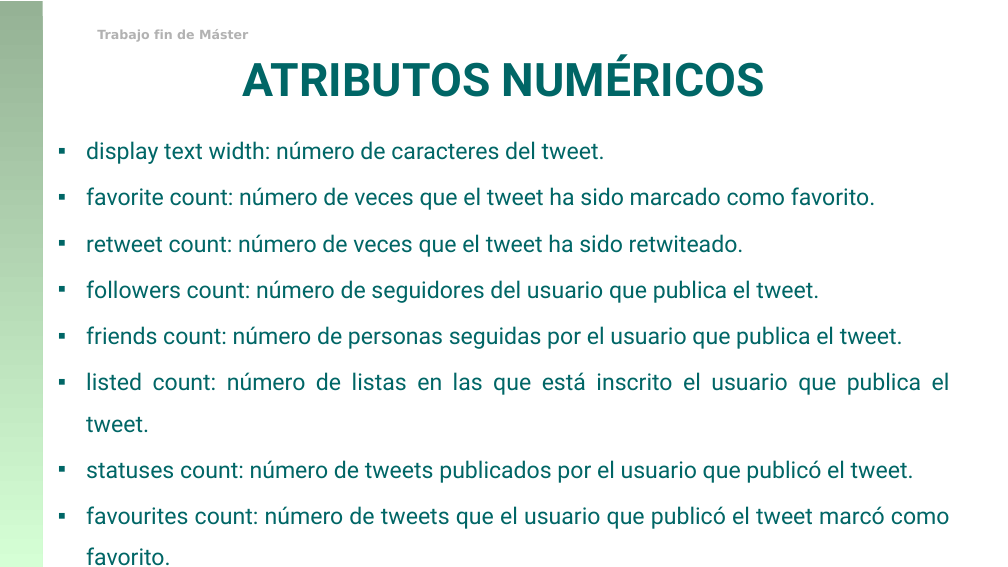
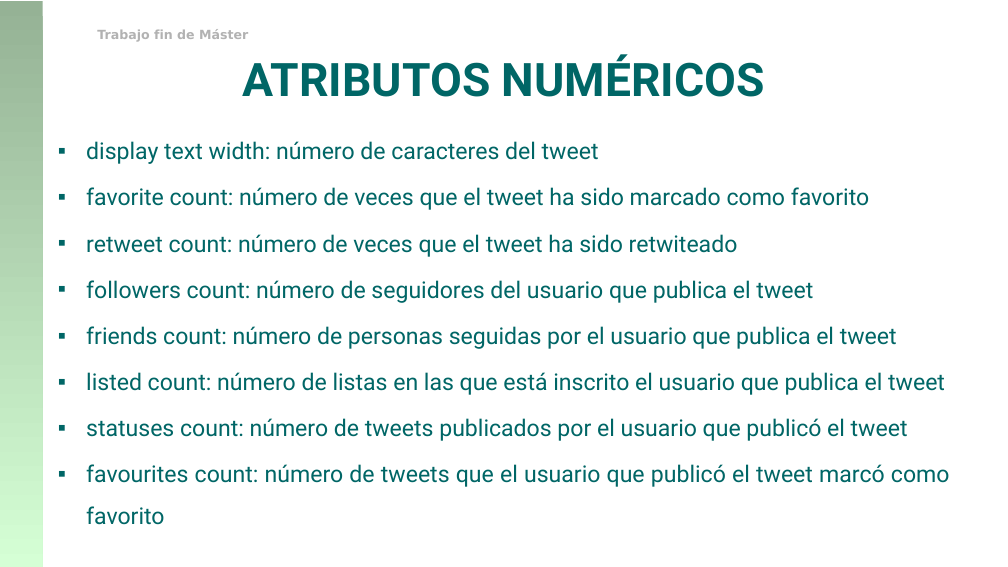
Before and after one commit to franciscorodriguez92/uned-tfm, a slide deck: slide 37 of TFM_Francisco_Rodriguez.pptx. Drawn at 1008x567 pixels with LibreOffice and Linux fonts; fonts in the diff are those of the drawing; background and template pictures are left out. Boxes give left, top, right and bottom in pixels: in the first picture for what was removed or moved away, otherwise in the second. Text is boxed around its words. In the diff, an @@ line names an element or a change of style, - is before the commit and + after.

```diff
--- a/TFM_Francisco_Rodriguez.pptx
+++ b/TFM_Francisco_Rodriguez.pptx
@@ text at [86,141,950,487]: text changed @@
-▪ display text width: número de caracteres del tweet.
-▪ favorite count: número de veces que el tweet ha sido marcado como favorito.
-▪ retweet count: número de veces que el tweet ha sido retwiteado.
-▪ followers count: número de seguidores del usuario que publica el tweet.
-▪ friends count: número de personas seguidas por el usuario que publica el tweet.
-▪ listed count: número de listas en las que está inscrito el usuario que publica el tweet.
-▪ statuses count: número de tweets publicados por el usuario que publicó el tweet.
-▪ favourites count: número de tweets que el usuario que publicó el tweet marcó como favorito.
+▪ display text width: número de caracteres del tweet
+▪ favorite count: número de veces que el tweet ha sido marcado como favorito
+▪ retweet count: número de veces que el tweet ha sido retwiteado
+▪ followers count: número de seguidores del usuario que publica el tweet
+▪ friends count: número de personas seguidas por el usuario que publica el tweet
+▪ listed count: número de listas en las que está inscrito el usuario que publica el tweet
+▪ statuses count: número de tweets publicados por el usuario que publicó el tweet
+▪ favourites count: número de tweets que el usuario que publicó el tweet marcó como favorito
```
Also in this commit, not shown: 7 other slides changed, 2 slides added, 3 slides removed.
